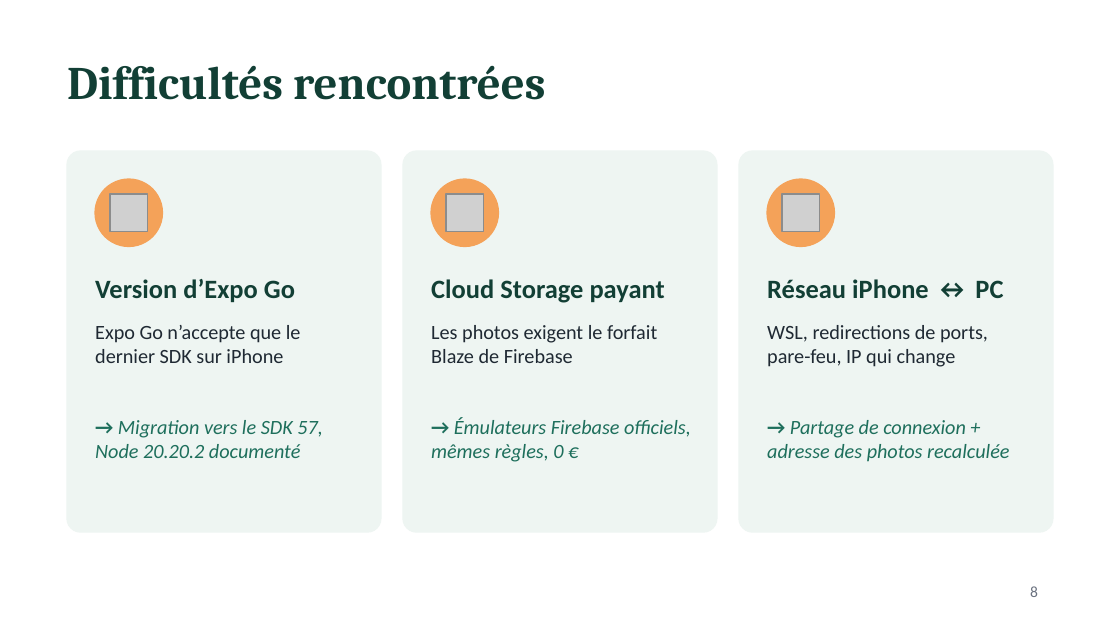
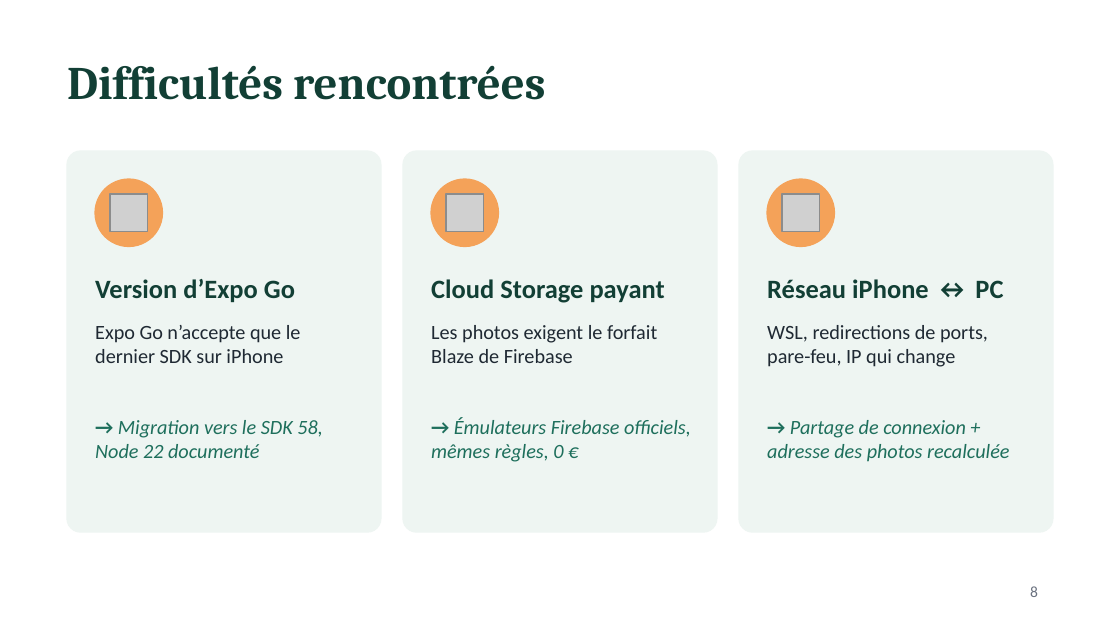
Before and after one commit to rayenebnt/5MOBD, a slide deck: slide 8 of docs/presentation-soutenance.pptx. Drawn at 1120x630 pixels with LibreOffice and Linux fonts; fonts in the diff are those of the drawing; grey boxes stand for pictures. Boxes give left, top, right and bottom in pixels: in the first picture for what was removed or moved away, otherwise in the second. Text is boxed around its words. In the diff, an @@ line names an element or a change of style, - is before the commit and + after.

```diff
--- a/docs/presentation-soutenance.pptx
+++ b/docs/presentation-soutenance.pptx
@@ text at (95,420,322,458): text changed @@
-→ Migration vers le SDK 57, Node 20.20.2 documenté
+→ Migration vers le SDK 58, Node 22 documenté
```
Also in this commit, not shown: 2 other slides changed, 45 other files.
